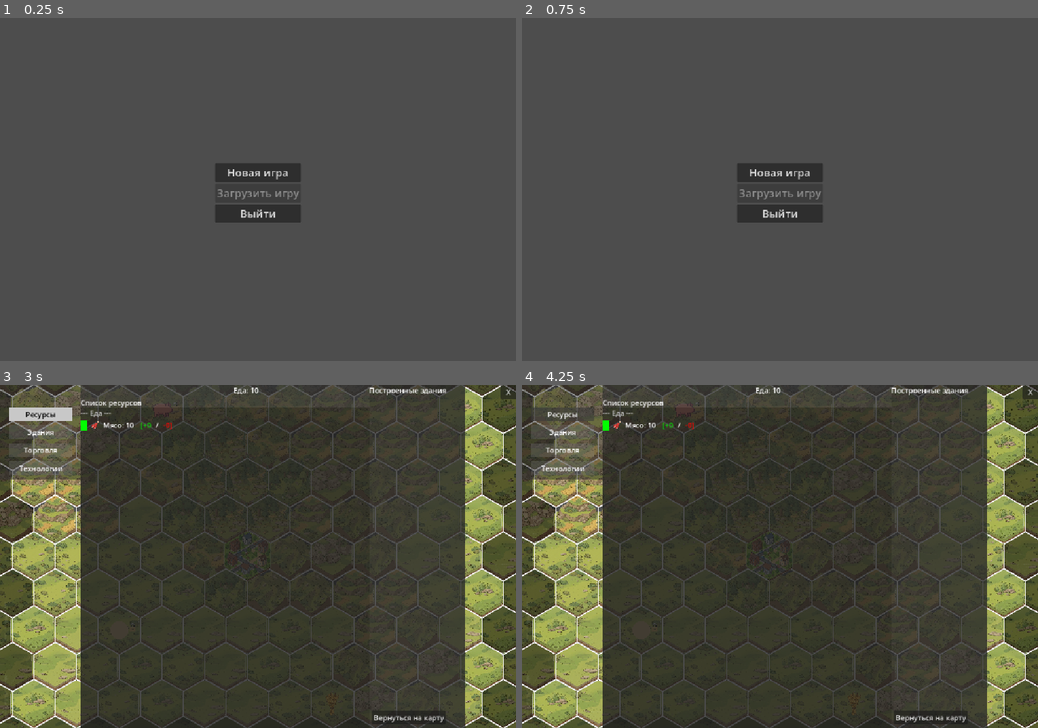
Above: before the commit, frames 1-4 (two rows, left to right).
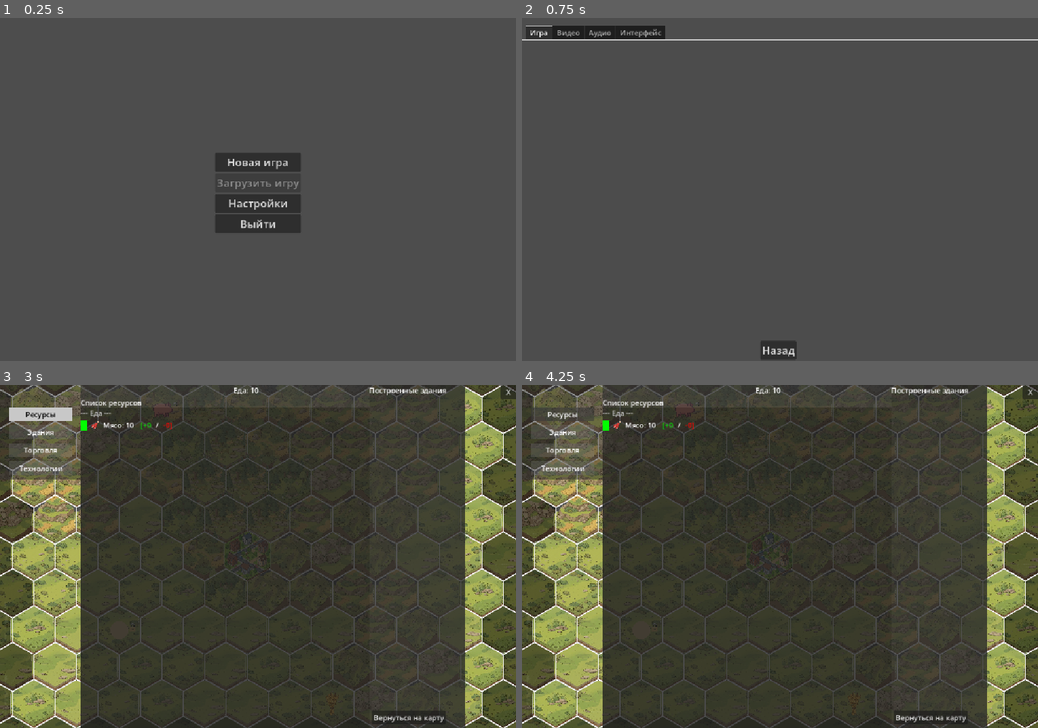
Above: after the commit, the same moments.

Repository: Night-Pryanik/The-City
Game: Godot game, scene res://scenes/main_menu.tscn
Same seed, same stepped clock (60 frames per second), same inputs: the game is played once before the commit and once after it.
Inputs (mouse positions are in pixels of both pictures, inside the frame that each line leads up to):
- Up to frame 1 (0.25 s): no input
- Up to frame 2 (0.75 s): click (780, 203) at 0.5 s, where only the run after the commit has a clickable "Настройки"
- Up to frame 3 (3 s): click (258, 717) at 1.25 s, where only the run after the commit has a clickable "Назад"; click "Новая игра" at 2 s; click "Город" at 2.75 s
- Up to frame 4 (4.25 s): click "Ресурсы" at 3.5 s

The runs differ from the first frame. In frame 1, 1.7% of the frame differs, in the area x 41-59%, y 39-63%; in frame 2, 3.4%, in the area x 0-100%, y 2-100%; in frame 3, less than 0.1%; in frame 4, less than 0.1%.

Commit message:
Добавлено меню настроек

Diff:
--- a/scenes/main_map.gd
+++ b/scenes/main_map.gd
@@ -38,6 +38,10 @@
 var is_dragging = false
 var drag_start_scroll_offset = Vector2.ZERO
 var drag_start_mouse = Vector2.ZERO
+
+var settings_config = ConfigFile.new()
+var show_hex_borders = true
+var use_edge_scrolling = true
 
 @onready var popup_menu = $PopupMenu
 @onready var city_ui = $CityUI
@@ -51,6 +55,7 @@
 @onready var map_renderer = $MapRenderer
 @onready var road_manager = $RoadManager
 @onready var expansion_manager = $ExpansionManager
+@onready var settings_menu = preload("res://scenes/settings_menu.tscn").instantiate()
 
 func _ready():
     if Engine.is_editor_hint():
@@ -93,6 +98,10 @@
         _initialize_map()
         road_manager.initialize(CITY_ROW, CITY_COL)
         map_renderer.initialize(tile_data, self)
+
+    _load_settings()
+    add_child(settings_menu)
+    settings_menu.hide()
 
     _calc_offsets()
     map_renderer.queue_redraw()
@@ -242,11 +251,11 @@
     if CityData.current_research_tech_id != "" or build_manager.active_builds.size() > 0 or expansion_manager.is_active():
         map_renderer.queue_redraw()
 
-    if city_ui.visible or popup_menu.visible or pause_menu.visible:
+    if city_ui.visible or popup_menu.visible or pause_menu.visible or (settings_menu and settings_menu.visible):
         _hide_tooltip()
         return
 
-    if not is_dragging:
+    if not is_dragging and use_edge_scrolling:
         var mouse_pos = get_viewport().get_mouse_position()
         var viewport_size = get_viewport_rect().size
         var inside = mouse_pos.x >= 0 and mouse_pos.x <= viewport_size.x and mouse_pos.y >= 0 and mouse_pos.y <= viewport_size.y
@@ -305,13 +314,16 @@
         elif expansion_manager.is_active():
             expansion_manager.toggle()
             return
+        elif settings_menu and settings_menu.visible:
+            settings_menu.hide()
+            return
         else:
             pause_menu.show()
             city_button.disabled = true
             expansion_button.disabled = true
         return
 
-    if city_ui.visible or pause_menu.visible:
+    if city_ui.visible or pause_menu.visible or (settings_menu and settings_menu.visible):
         return
 
     if expansion_manager.is_active():
@@ -661,3 +673,12 @@
 
 func _on_chunk_hovered(_chunk: Array):
     map_renderer.queue_redraw()
+
+func _load_settings():
+    var err = settings_config.load("user://settings.cfg")
+    if err == OK:
+        show_hex_borders = settings_config.get_value("interface", "show_hex_borders", true)
+        use_edge_scrolling = settings_config.get_value("interface", "edge_scrolling", true)
+    else:
+        show_hex_borders = true
+        use_edge_scrolling = true
--- a/scenes/main_menu.tscn
+++ b/scenes/main_menu.tscn
@@ -39,6 +39,11 @@
 disabled = true
 text = "Загрузить игру"
 
+[node name="SettingsButton" type="Button" parent="VBoxContainer" unique_id=1273105862]
+layout_mode = 2
+theme_override_font_sizes/font_size = 24
+text = "Настройки"
+
 [node name="QuitButton" type="Button" parent="VBoxContainer" unique_id=1616336660]
 layout_mode = 2
 theme_override_font_sizes/font_size = 24
--- a/scenes/pause_menu.tscn
+++ b/scenes/pause_menu.tscn
@@ -12,7 +12,7 @@
 anchor_right = 0.5
 anchor_bottom = 0.5
 offset_left = -75.0
-offset_top = -89.0
+offset_top = -123.0
 offset_right = 75.0
 offset_bottom = 89.0
 grow_horizontal = 2
@@ -34,6 +34,10 @@
 grow_vertical = 2
 theme_override_constants/separation = 10
 
+[node name="NewGameButton" type="Button" parent="ColorRect/VBoxContainer" unique_id=273708776]
+layout_mode = 2
+text = "Новая игра"
+
 [node name="SaveButton" type="Button" parent="ColorRect/VBoxContainer" unique_id=1938353937]
 layout_mode = 2
 text = "Сохранить игру"
@@ -42,9 +46,9 @@
 layout_mode = 2
 text = "Загрузить игру"
 
-[node name="NewGameButton" type="Button" parent="ColorRect/VBoxContainer" unique_id=273708776]
+[node name="SettingsButton" type="Button" parent="ColorRect/VBoxContainer" unique_id=1267707041]
 layout_mode = 2
-text = "Новая игра"
+text = "Настройки"
 
 [node name="ExitButton" type="Button" parent="ColorRect/VBoxContainer" unique_id=1685411023]
 layout_mode = 2
--- /dev/null
+++ b/scenes/settings_menu.tscn
@@ -0,0 +1,86 @@
+[gd_scene format=3 uid="uid://2u8nnbat21lo"]
+
+[ext_resource type="Script" uid="uid://waateaq3ll8s" path="res://scripts/settings_menu.gd" id="1_05p07"]
+
+[sub_resource type="StyleBoxFlat" id="StyleBoxFlat_myx47"]
+bg_color = Color(0.29803923, 0.29803923, 0.29803923, 1)
+border_width_left = 1
+border_width_top = 1
+border_width_right = 1
+border_width_bottom = 1
+
+[node name="SettingsMenu" type="Control" unique_id=1171873180]
+layout_mode = 3
+anchors_preset = 15
+anchor_right = 1.0
+anchor_bottom = 1.0
+offset_bottom = -45.0
+grow_horizontal = 2
+grow_vertical = 2
+script = ExtResource("1_05p07")
+
+[node name="TabContainer" type="TabContainer" parent="." unique_id=2037806971]
+layout_mode = 1
+anchors_preset = 15
+anchor_right = 1.0
+anchor_bottom = 1.0
+grow_horizontal = 2
+grow_vertical = 2
+theme_override_styles/panel = SubResource("StyleBoxFlat_myx47")
+current_tab = 0
+
+[node name="Игра" type="Control" parent="TabContainer" unique_id=539487562]
+layout_mode = 2
+metadata/_tab_index = 0
+
+[node name="Видео" type="Control" parent="TabContainer" unique_id=563583163]
+visible = false
+layout_mode = 2
+metadata/_tab_index = 1
+
+[node name="Аудио" type="Control" parent="TabContainer" unique_id=240359690]
+visible = false
+layout_mode = 2
+metadata/_tab_index = 2
+
+[node name="Интерфейс" type="Control" parent="TabContainer" unique_id=25822004]
+visible = false
+layout_mode = 2
+metadata/_tab_index = 3
+
+[node name="VBoxContainer" type="VBoxContainer" parent="TabContainer/Интерфейс" unique_id=1636219491]
+layout_mode = 1
+anchors_preset = 10
+anchor_right = 1.0
+grow_horizontal = 2
+
+[node name="Label" type="Label" parent="TabContainer/Интерфейс/VBoxContainer" unique_id=1054639215]
+layout_mode = 2
+text = "Границы клеток"
+
+[node name="HexBordersCheckBox" type="CheckBox" parent="TabContainer/Интерфейс/VBoxContainer" unique_id=1647564177]
+layout_mode = 2
+text = "Показывать границы между клетками"
+
+[node name="Label2" type="Label" parent="TabContainer/Интерфейс/VBoxContainer" unique_id=1944413823]
+layout_mode = 2
+text = "Перемещение карты"
+
+[node name="EdgeScrollingCheckBox" type="CheckBox" parent="TabContainer/Интерфейс/VBoxContainer" unique_id=1099766743]
+layout_mode = 2
+text = "Перемещение карты у краёв окна"
+
+[node name="BackButton" type="Button" parent="." unique_id=1943295540]
+layout_mode = 1
+anchors_preset = 7
+anchor_left = 0.5
+anchor_top = 1.0
+anchor_right = 0.5
+anchor_bottom = 1.0
+offset_left = -44.5
+offset_right = 36.5
+offset_bottom = 42.0
+grow_horizontal = 2
+grow_vertical = 0
+theme_override_font_sizes/font_size = 24
+text = "Назад"
--- a/scripts/main_menu.gd
+++ b/scripts/main_menu.gd
@@ -2,6 +2,7 @@
 
 @onready var new_game_button = $VBoxContainer/NewGameButton
 @onready var load_game_button = $VBoxContainer/LoadGameButton
+@onready var settings_button = $VBoxContainer/SettingsButton
 @onready var quit_button = $VBoxContainer/QuitButton
 
 func _ready():
@@ -12,6 +13,7 @@
 
     new_game_button.pressed.connect(_on_new_game)
     load_game_button.pressed.connect(_on_load_game)
+    settings_button.pressed.connect(_on_settings)
     quit_button.pressed.connect(_on_quit)
 
 func _on_new_game():
@@ -24,5 +26,10 @@
     else:
         print("Ошибка загрузки сохранения")
 
+func _on_settings():
+    var settings_menu = load("res://scenes/settings_menu.tscn").instantiate()
+    add_child(settings_menu)
+    settings_menu.show()
+
 func _on_quit():
     get_tree().quit()
--- a/scripts/map_renderer.gd
+++ b/scripts/map_renderer.gd
@@ -161,7 +161,8 @@
     if not in_influence:
         draw_colored_polygon(vertices, Color(0, 0, 0, 0.5))
 
-    draw_polyline(closed_vertices, Color.WHITE, 2, true)
+    if main_map.show_hex_borders:
+        draw_polyline(closed_vertices, Color.WHITE, 2, true)
 
 func _draw_hex_overlays(row: int, col: int):
     var center = HexUtils.hex_center(row, col, HEX_RADIUS)
--- a/scripts/pause_menu.gd
+++ b/scripts/pause_menu.gd
@@ -3,13 +3,17 @@
 signal save_pressed
 signal load_pressed
 signal new_game_pressed
+signal exit_pressed
+
+var settings_menu_instance: Control = null
+var settings_canvas: CanvasLayer = null
 
 func _ready():
-    # Ищем кнопки по имени во всех вложенных узлах (рекурсивно)
     var save_btn = find_child("SaveButton", true, false)
     var load_btn = find_child("LoadButton", true, false)
     var new_game_btn = find_child("NewGameButton", true, false)
     var exit_btn = find_child("ExitButton", true, false)
+    var settings_btn = find_child("SettingsButton", true, false)
 
     if save_btn: save_btn.pressed.connect(_on_save)
     else: printerr("SaveButton not found in PauseMenu")
@@ -23,9 +27,12 @@
     if exit_btn: exit_btn.pressed.connect(_on_exit)
     else: printerr("ExitButton not found in PauseMenu")
 
+    if settings_btn: settings_btn.pressed.connect(_on_settings)
+    else: printerr("SettingsButton not found in PauseMenu")
+
 func _on_save():
     emit_signal("save_pressed")
-    # hide()
+    hide()
 
 func _on_load():
     emit_signal("load_pressed")
@@ -35,3 +42,23 @@
 
 func _on_exit():
     get_tree().quit()
+
+func _on_settings():
+    if not settings_menu_instance:
+        settings_canvas = CanvasLayer.new()
+        add_child(settings_canvas)
+        settings_menu_instance = load("res://scenes/settings_menu.tscn").instantiate()
+        settings_canvas.add_child(settings_menu_instance)
+        settings_menu_instance.visibility_changed.connect(_on_settings_menu_visibility_changed)
+
+    # Передаём ссылку на этот экземпляр в main_map.gd
+    var main = get_parent()
+    main.settings_menu = settings_menu_instance
+
+    hide()  # прячем паузу
+    settings_menu_instance.show()
+
+func _on_settings_menu_visibility_changed():
+    if settings_menu_instance and not settings_menu_instance.visible:
+        # Меню настроек закрыли – показываем меню паузы снова
+        show()
--- /dev/null
+++ b/scripts/settings_menu.gd
@@ -0,0 +1,39 @@
+# scripts/settings_menu.gd
+extends Control
+
+@onready var tab_container = $TabContainer
+@onready var hex_borders_checkbox = $TabContainer/Интерфейс/VBoxContainer/HexBordersCheckBox
+@onready var edge_scrolling_checkbox = $TabContainer/Интерфейс/VBoxContainer/EdgeScrollingCheckBox
+@onready var back_button = $BackButton
+
+var config = ConfigFile.new()
+
+func _ready():
+    load_settings()
+    back_button.pressed.connect(_on_back_pressed)
+    hex_borders_checkbox.toggled.connect(_on_hex_borders_toggled)
+    edge_scrolling_checkbox.toggled.connect(_on_edge_scrolling_toggled)
+
+func load_settings():
+    var err = config.load("user://settings.cfg")
+    if err == OK:
+        hex_borders_checkbox.button_pressed = config.get_value("interface", "show_hex_borders", true)
+        edge_scrolling_checkbox.button_pressed = config.get_value("interface", "edge_scrolling", true)
+    else:
+        # Значения по умолчанию
+        hex_borders_checkbox.button_pressed = true
+        edge_scrolling_checkbox.button_pressed = true
+
+func save_settings():
+    config.set_value("interface", "show_hex_borders", hex_borders_checkbox.button_pressed)
+    config.set_value("interface", "edge_scrolling", edge_scrolling_checkbox.button_pressed)
+    config.save("user://settings.cfg")
+
+func _on_hex_borders_toggled(_pressed: bool):
+    save_settings()
+
+func _on_edge_scrolling_toggled(_pressed: bool):
+    save_settings()
+
+func _on_back_pressed():
+    hide()
Not shown, added: scripts/settings_menu.gd.uid
